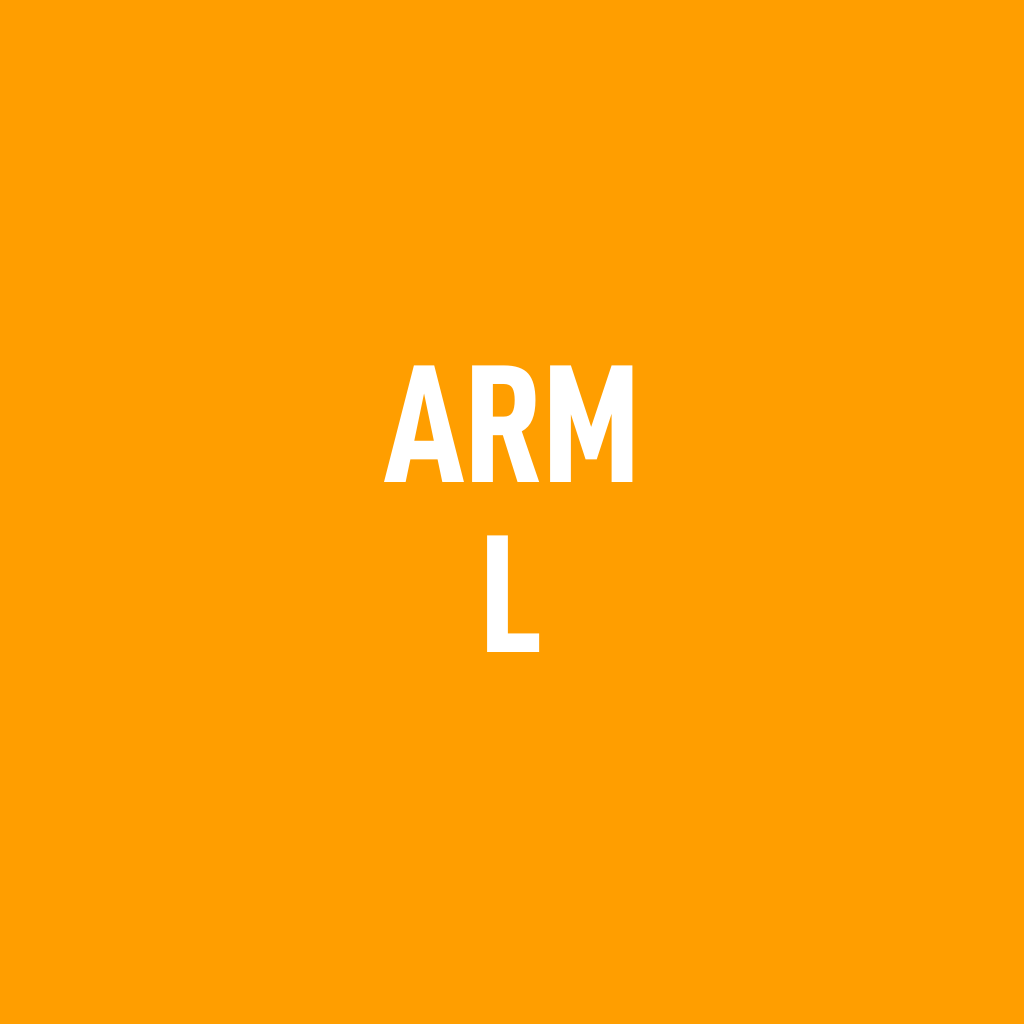
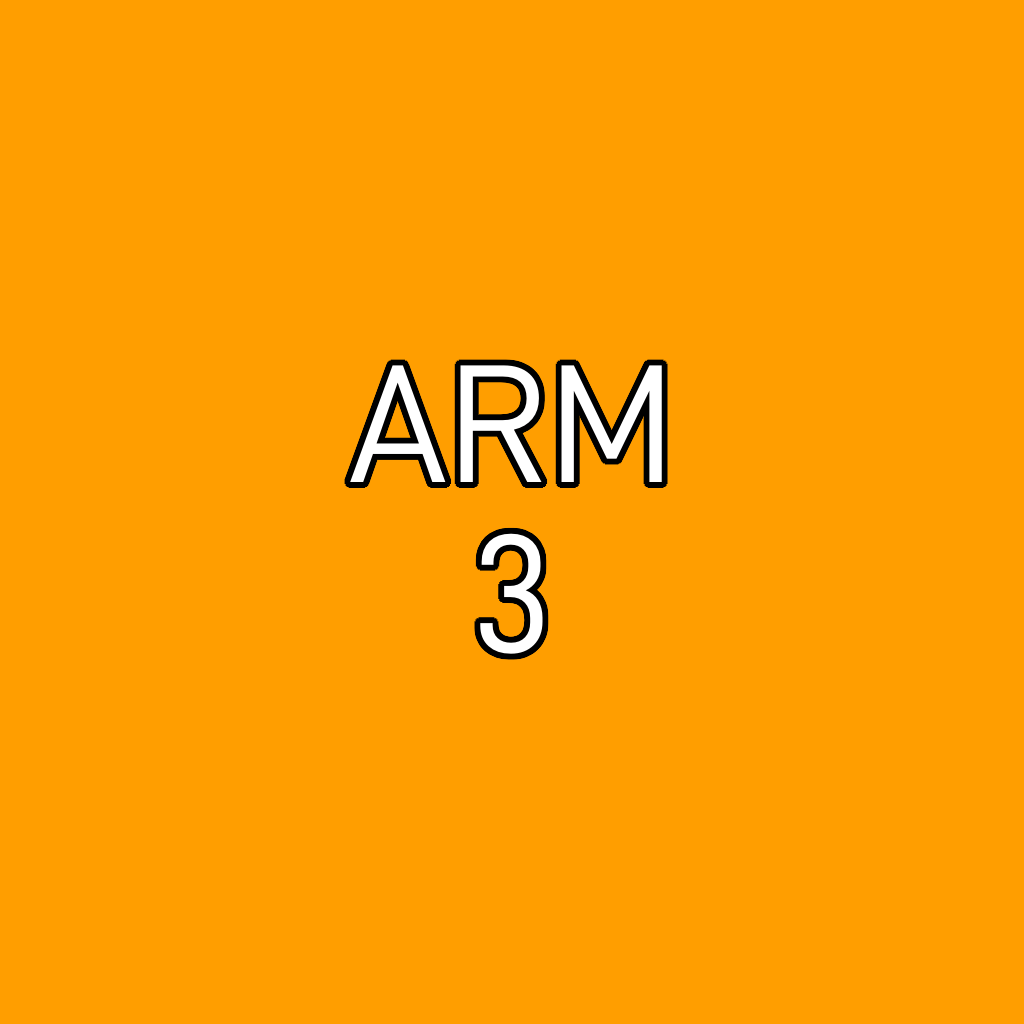
Layers edited between the first and the second 1024x1024 image:
added layer "ARM ... #2" above "outline copy #1" over [350, 365, 662, 654]
added layer "outline copy #1" above "ARM ... #1" over [344, 359, 668, 660]
hid "ARM ...", painted on it over [350, 365, 662, 652]
